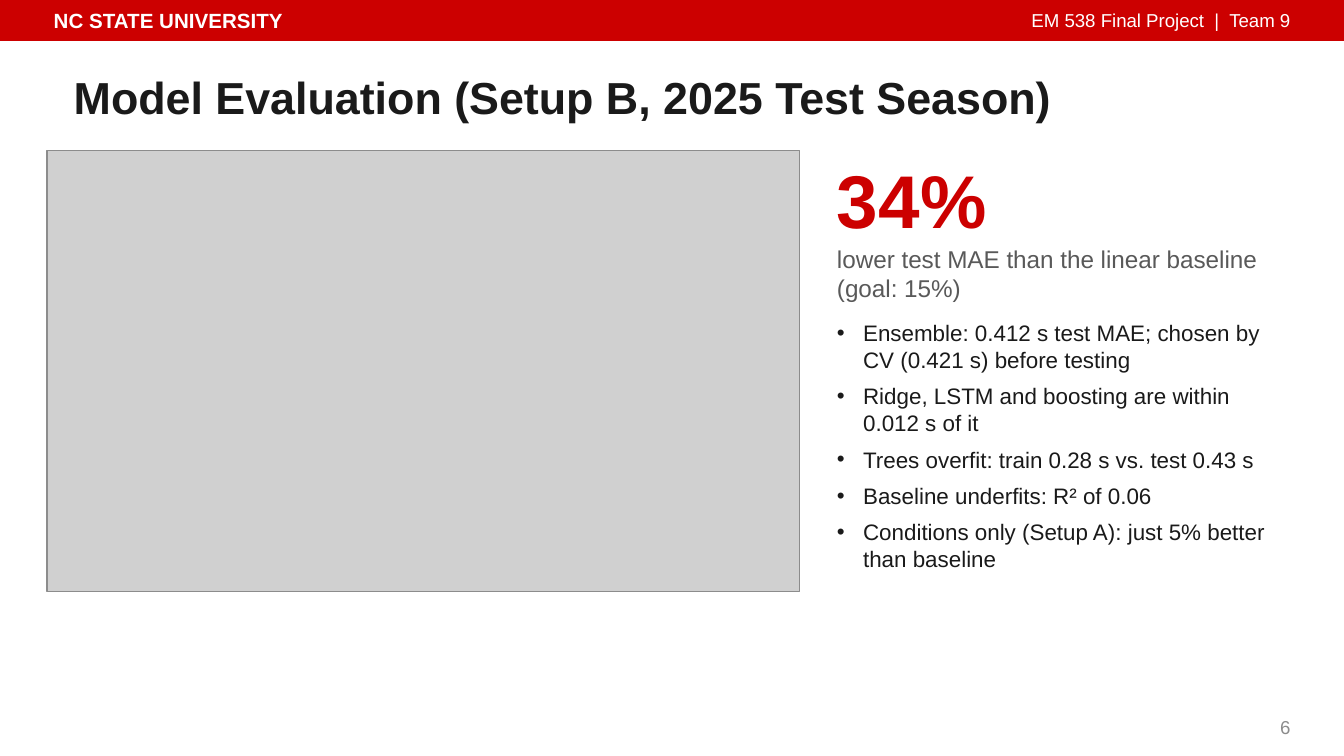
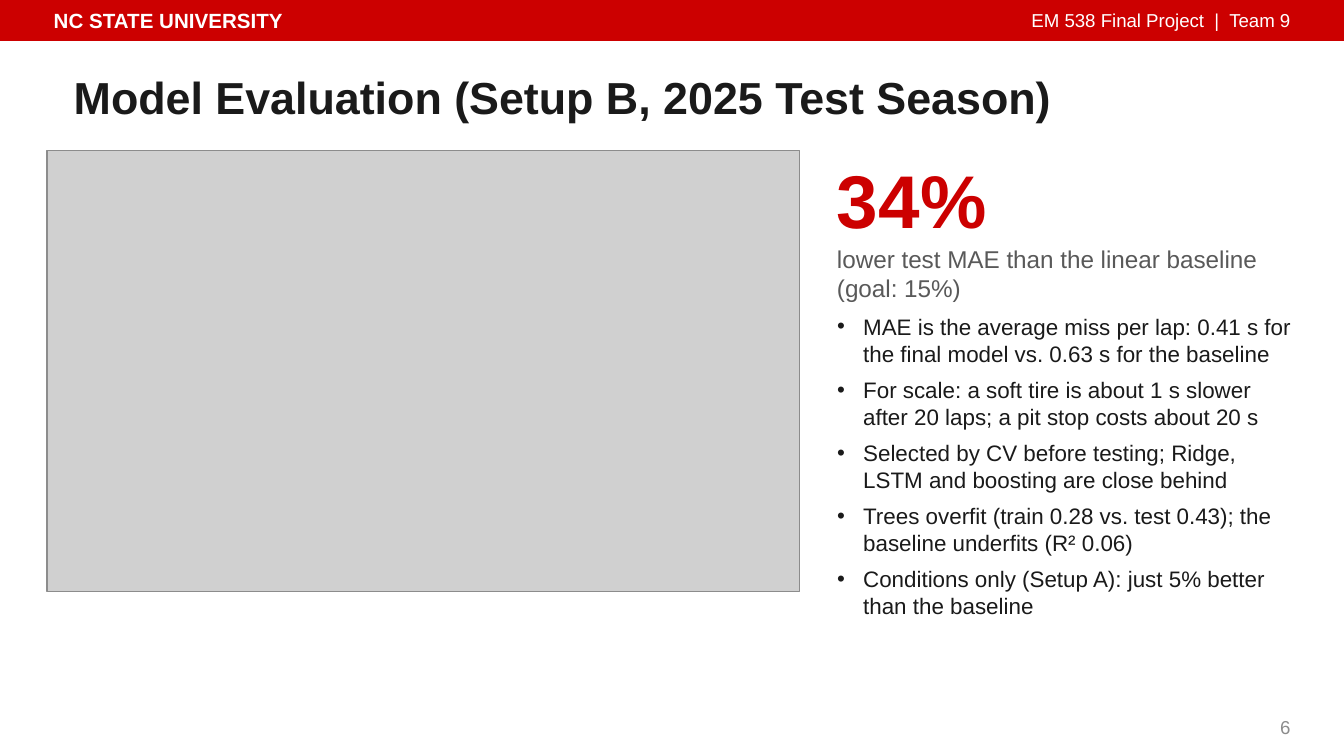
Before and after one commit to isaiahnick/f1-tire-degradation, a slide deck: slide 6 of reports/presentation/PitWall_Final_Presentation.pptx. Drawn at 1344x756 pixels with LibreOffice and Linux fonts; fonts in the diff are those of the drawing; grey boxes stand for pictures. Boxes give left, top, right and bottom in pixels: in the first picture for what was removed or moved away, otherwise in the second. Text is boxed around its words. In the diff, an @@ line names an element or a change of style, - is before the commit and + after.

```diff
--- a/reports/presentation/PitWall_Final_Presentation.pptx
+++ b/reports/presentation/PitWall_Final_Presentation.pptx
@@ text at [863, 318, 1290, 615]: text changed @@
-• Ensemble: 0.412 s test MAE; chosen by CV (0.421 s) before testing
-• Ridge, LSTM and boosting are within 0.012 s of it
-• Trees overfit: train 0.28 s vs. test 0.43 s
-• Baseline underfits: R² of 0.06
-• Conditions only (Setup A): just 5% better than baseline
+• MAE is the average miss per lap: 0.41 s for the final model vs. 0.63 s for the baseline
+• For scale: a soft tire is about 1 s slower after 20 laps; a pit stop costs about 20 s
+• Selected by CV before testing; Ridge, LSTM and boosting are close behind
+• Trees overfit (train 0.28 vs. test 0.43); the baseline underfits (R² 0.06)
+• Conditions only (Setup A): just 5% better than the baseline
```
Also in this commit, not shown: 6 other slides changed, 5 other files.
